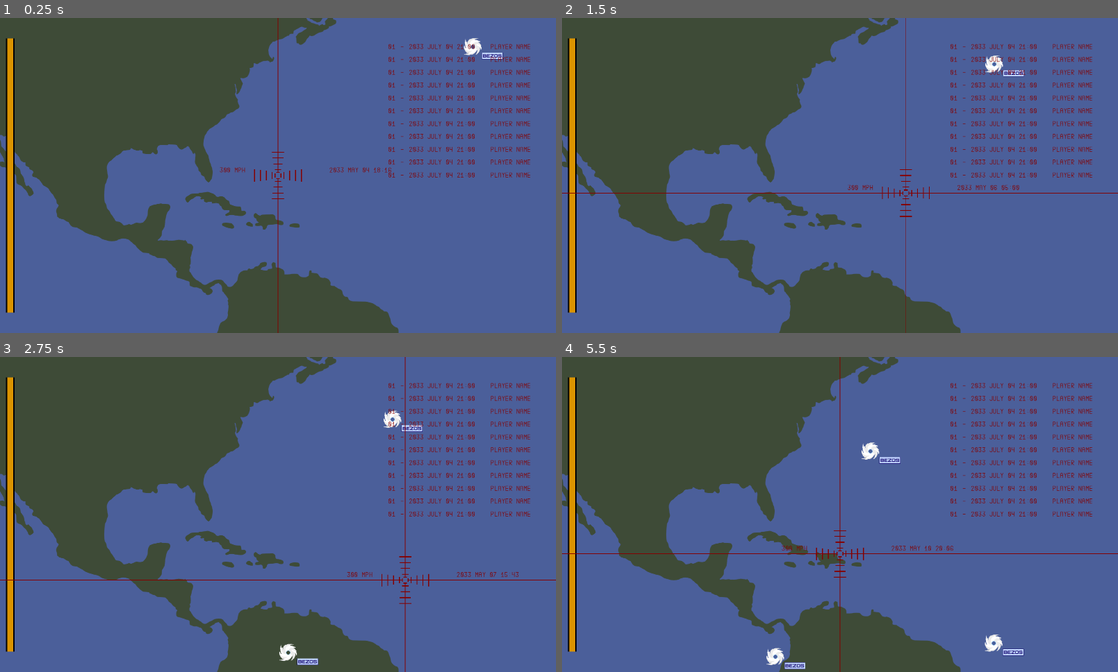
Above: before the commit, frames 1-4 (two rows, left to right).
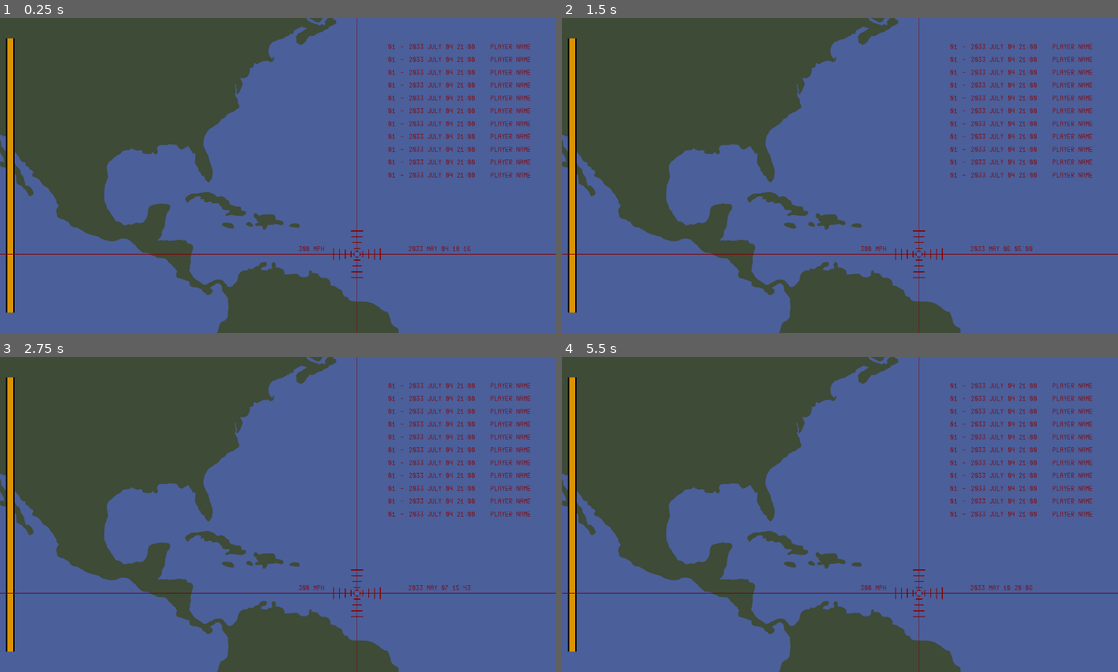
Above: after the commit, the same moments.

Repository: nschrag/BigHurricaneHunter
Game: Godot game, scene res://Map02.tscn
Two runs of this game, one before a commit and one after it. Both use one fixed random seed, a clock stepped at 60 frames per second and the inputs below.
Inputs:
- Up to frame 1 (0.25 s): no input
- Up to frame 2 (1.5 s): hold Right (ui_right) 0.53-1.28 s; hold Down (ui_down) from 1.28 s (still down)
- Up to frame 3 (2.75 s): release Down (ui_down) at 2.03 s; hold Right (ui_right) from 2.03 s (still down)
- Up to frame 4 (5.5 s): release Right (ui_right) at 2.78 s; hold Up (ui_up) 2.78-3.53 s; hold Left (ui_left) 3.53-5.03 s; hold Down (ui_down) from 5.03 s (still down)

The runs differ from the first frame. In frame 1, 1.2% of the frame differs, in the area x 0-100%, y 0-100%; in frame 2, 1.3%; in frame 3, 1.6%; in frame 4, 1.9%.

Commit message:
Flow from title state to play state working

Diff:
--- a/Game.gd
+++ b/Game.gd
@@ -1,27 +1,48 @@
 extends Node2D
 
 enum State { TITLE, PLAY, RESULTS }
-var game_state = State.PLAY
+var game_state = State.TITLE
 
-@onready var reticule: Reticule
+@onready var reticule: Reticule = $Reticule
 
 @export var hurricane: PackedScene
 @export var spawn_rate: float = 2
 var next_spawn_time = 0
 
+func _ready() -> void:
+	goto_state(State.TITLE)
+
 func _process(delta: float) -> void:
 	match game_state:
 		State.TITLE:
+			process_state_title(delta)
+		State.PLAY:
+			process_state_play(delta)
+		State.RESULTS:
 			pass
+
+func goto_state(state: State) -> void:
+	match state:
+		State.TITLE:
+			game_state = State.TITLE
+			begin_state_title()
 		State.PLAY:
-			process_play(delta)
+			game_state = State.PLAY
+			begin_state_play()
 		State.RESULTS:
 			pass
 
 func begin_state_title() -> void:
-	pass
+	reticule.set_reticule_position(Vector2(270, 270))
 
-func process_play(delta: float) -> void:
+func process_state_title(delta: float) -> void:
+	reticule.process_input(delta, false)
+
+func begin_state_play() -> void:
+	$HighScoreDisplay.visible = false
+
+func process_state_play(delta: float) -> void:
+	reticule.process_input(delta, true)
 	if Time.get_ticks_msec() > next_spawn_time:
 		next_spawn_time = Time.get_ticks_msec() + spawn_rate * 1000
 
@@ -29,5 +50,15 @@
 		h.configure($Map01)
 
 func _unhandled_input(event: InputEvent) -> void:
+	if game_state == State.TITLE:
+		if event.is_action_released("fire") && reticule.is_fully_charged():
+			goto_state(State.PLAY)
+
 	if event.is_action_pressed("ui_cancel"):
 		get_tree().quit()
+
+func _on_reticule_fire(target_pos: Vector2, fully_charged: bool) -> void:
+	match game_state:
+		State.TITLE:
+			if fully_charged:
+				goto_state(State.PLAY)
--- a/Map02.tscn
+++ b/Map02.tscn
@@ -59,7 +59,7 @@
 [node name="Node2D" type="Node2D" parent="."]
 visible = false
 position = Vector2(272, -195)
-rotation = 301315.0
+rotation = 319185.0
 script = ExtResource("5_s8noj")
 active = true
 rate = 1.0
@@ -91,7 +91,7 @@
 width = 20.0
 default_color = Color(0.858824, 0.580392, 0, 1)
 
-[node name="VFlowContainer" type="VFlowContainer" parent="."]
+[node name="HighScoreDisplay" type="VFlowContainer" parent="."]
 offset_left = 376.0
 offset_top = -454.0
 offset_right = 951.0
@@ -100,9 +100,10 @@
 script = ExtResource("10_q5vca")
 entry = ExtResource("11_vv0lo")
 
-[node name="HFlowContainer" parent="VFlowContainer" instance=ExtResource("11_vv0lo")]
+[node name="HFlowContainer" parent="HighScoreDisplay" instance=ExtResource("11_vv0lo")]
 layout_mode = 2
 
 [connection signal="body_entered" from="Map01/Area2D" to="Map01/Area2D" method="_on_body_entered"]
 [connection signal="body_exited" from="Map01/Area2D" to="Map01/Area2D" method="_on_body_exited"]
 [connection signal="total_damage_changed" from="Map01/Area2D" to="DamageMeter" method="_on_total_damage_changed"]
+[connection signal="fire" from="Reticule" to="." method="_on_reticule_fire"]
--- a/Reticule.gd
+++ b/Reticule.gd
@@ -15,6 +15,7 @@
 @onready var center = $Center
 @onready var aim_speed_label = $Center/AimSpeed
 
+signal fire(target_pos:Vector2, fully_charged:bool)
 signal charge_level_changed(value: int)
 
 var charge: float = 0
@@ -26,6 +27,9 @@
 var hit_streak: int = 0
 var bonus_level: int = 0;
 
+func is_fully_charged() -> bool:
+	return charge_level >= max_charge_level
+
 func get_speed() -> float:
 	var s = speed + bonus_level * 10
 	if Input.is_action_pressed("fire"):
@@ -35,10 +39,10 @@
 
 #func _ready() -> void:
 
-func _process(delta: float) -> void:
-	var input_vector = Input.get_vector("ui_left", "ui_right", "ui_up", "ui_down")
-
-	set_reticule_position(center.position + input_vector * get_speed() * delta)
+func process_input(delta: float, aim: bool) -> void:
+	if aim:
+		var input_vector = Input.get_vector("ui_left", "ui_right", "ui_up", "ui_down")
+		set_reticule_position(center.position + input_vector * get_speed() * delta)
 
 	if Input.is_action_pressed("fire"):
 		charge += charge_rate * delta
@@ -57,6 +61,8 @@
 
 func _unhandled_input(event: InputEvent) -> void:
 	if event.is_action_released("fire"):
+		fire.emit(Vector2(vertical.position.x, horizontal.position.y), charge_level >= max_charge_level)
+
 		var success = false
 		for h in hurricane_parent.get_children():
 			if h is Hurricane:
